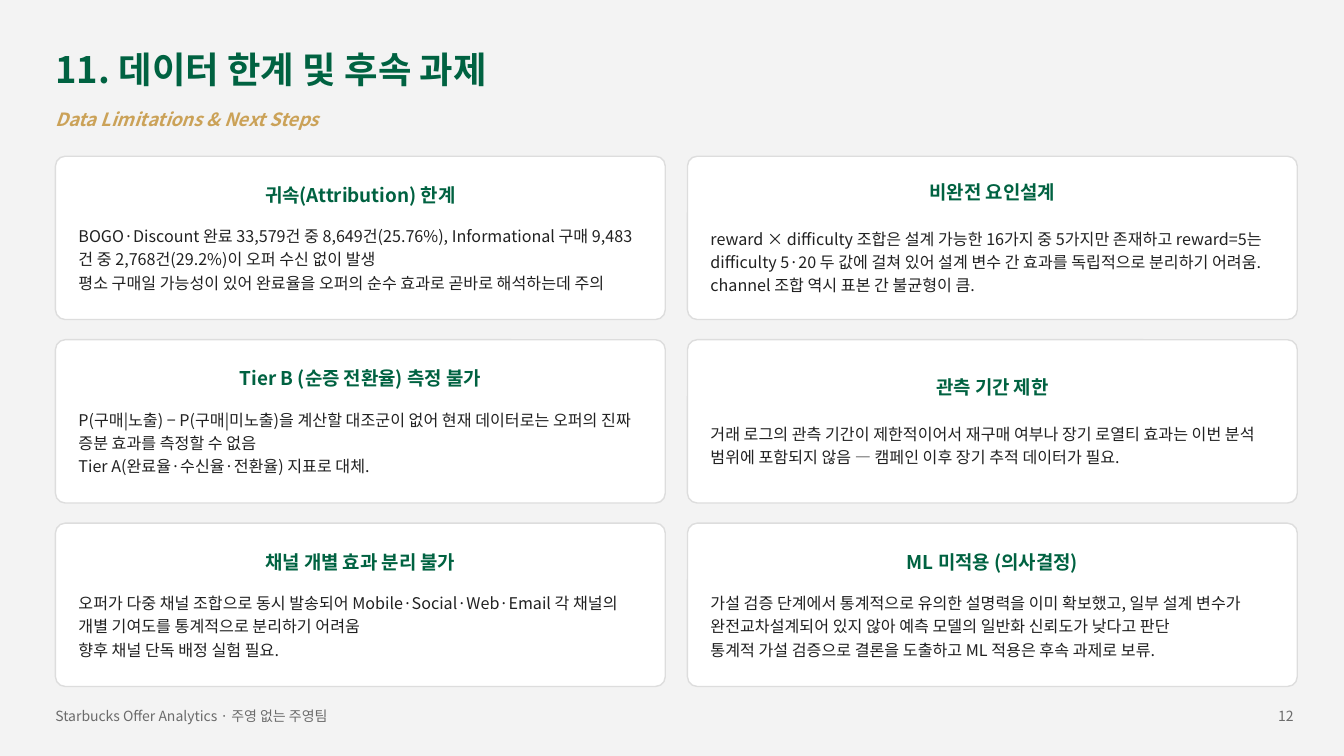
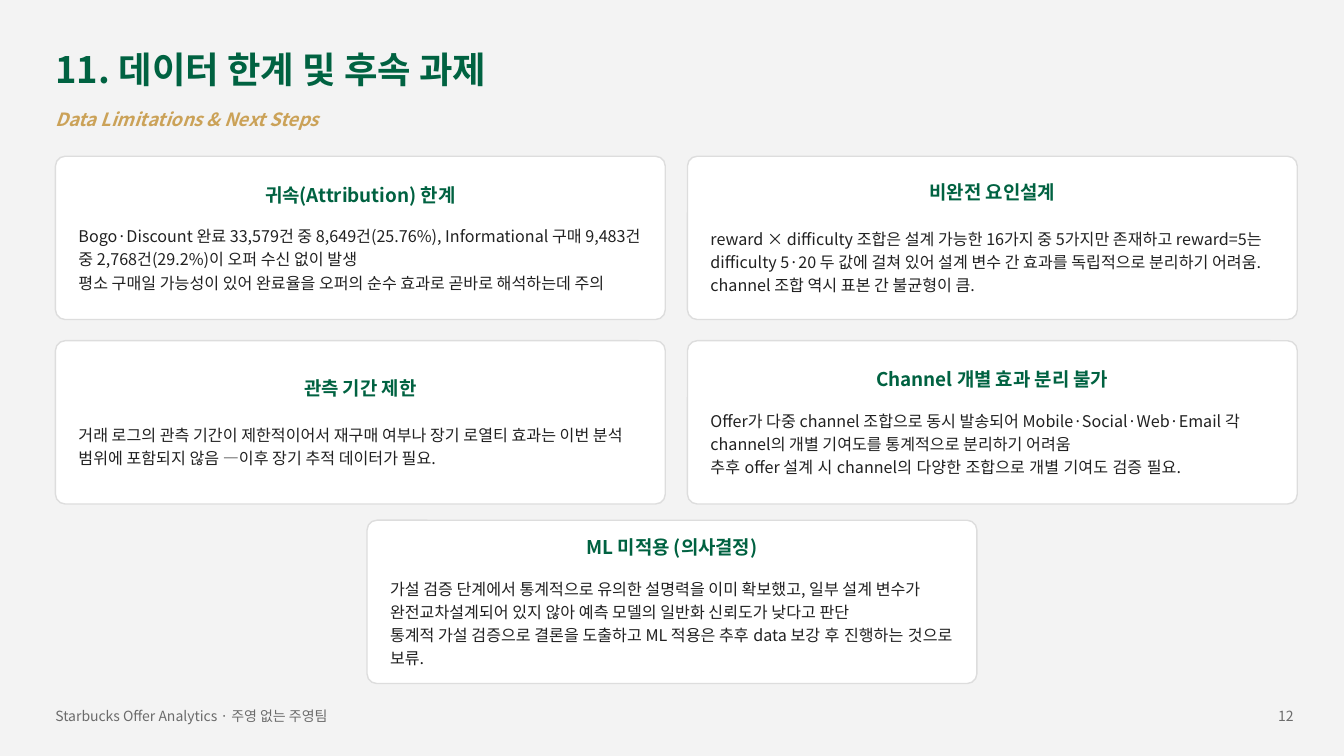
Before and after one commit to Sicheol-Pyo/ai-data-bootcamp, a slide deck: slide 12 of project_2/주영 없는 주영팀 Project2 발표자료.pptx. Drawn at 1344x756 pixels with LibreOffice and Linux fonts; fonts in the diff are those of the drawing. Boxes give left, top, right and bottom in pixels: in the first picture for what was removed or moved away, otherwise in the second. Text is boxed around its words. In the diff, an @@ line names an element or a change of style, - is before the commit and + after.

```diff
--- a/project_2/주영 없는 주영팀 Project2 발표자료.pptx
+++ b/project_2/주영 없는 주영팀 Project2 발표자료.pptx
@@ text in rounded rectangle at (78, 228, 640, 268): text changed @@
-BOGO·Discount 완료 33,579건 중 8,649건(25.76%), Informational 구매 9,483건 중 2,768건(29.2%)이 오퍼 수신 없이 발생
+Bogo·Discount 완료 33,579건 중 8,649건(25.76%), Informational 구매 9,483건 중 2,768건(29.2%)이 오퍼 수신 없이 발생
@@ rounded rectangle "관측 기간 제한": place and size @@
-rounded rectangle "관측 기간 제한" at (688, 340, 1298, 503)
+rounded rectangle "관측 기간 제한" at (55, 341, 665, 504)
@@ rounded rectangle removed at (55, 340, 665, 503) @@
-Tier B (순증 전환율) 측정 불가
-P(구매|노출) − P(구매|미노출)을 계산할 대조군이 없어 현재 데이터로는 오퍼의 진짜 증분 효과를 측정할 수 없음
-Tier A(완료율·수신율·전환율) 지표로 대체.
@@ rounded rectangle "Channel 개별 효과 분리 불가": place and size @@
-rounded rectangle "Channel 개별 효과 분리 불가" at (55, 523, 665, 687)
+rounded rectangle "Channel 개별 효과 분리 불가" at (688, 341, 1298, 504)
@@ text in rounded rectangle at (710, 370, 1240, 475): text changed @@
-채널 개별 효과 분리 불가
-오퍼가 다중 채널 조합으로 동시 발송되어 Mobile·Social·Web·Email 각 채널의 개별 기여도를 통계적으로 분리하기 어려움
-향후 채널 단독 배정 실험 필요.
+Channel 개별 효과 분리 불가
+Offer가 다중 channel 조합으로 동시 발송되어 Mobile·Social·Web·Email 각 channel의 개별 기여도를 통계적으로 분리하기 어려움
+추후 offer 설계 시 channel의 다양한 조합으로 개별 기여도 검증 필요.
@@ text in rounded rectangle at (78, 427, 623, 466): text changed @@
-거래 로그의 관측 기간이 제한적이어서 재구매 여부나 장기 로열티 효과는 이번 분석 범위에 포함되지 않음 — 캠페인 이후 장기 추적 데이터가 필요.
+거래 로그의 관측 기간이 제한적이어서 재구매 여부나 장기 로열티 효과는 이번 분석 범위에 포함되지 않음 —이후 장기 추적 데이터가 필요.
@@ rounded rectangle "ML 미적용 (의사결정)": place and size @@
-rounded rectangle "ML 미적용 (의사결정)" at (688, 523, 1298, 687)
+rounded rectangle "ML 미적용 (의사결정)" at (367, 520, 977, 684)
@@ text in rounded rectangle at (390, 627, 953, 666): text changed @@
-통계적 가설 검증으로 결론을 도출하고 ML 적용은 후속 과제로 보류.
+통계적 가설 검증으로 결론을 도출하고 ML 적용은 추후 data 보강 후 진행하는 것으로 보류.
```
Also in this commit, not shown: 6 other slides changed, 4 other files.
